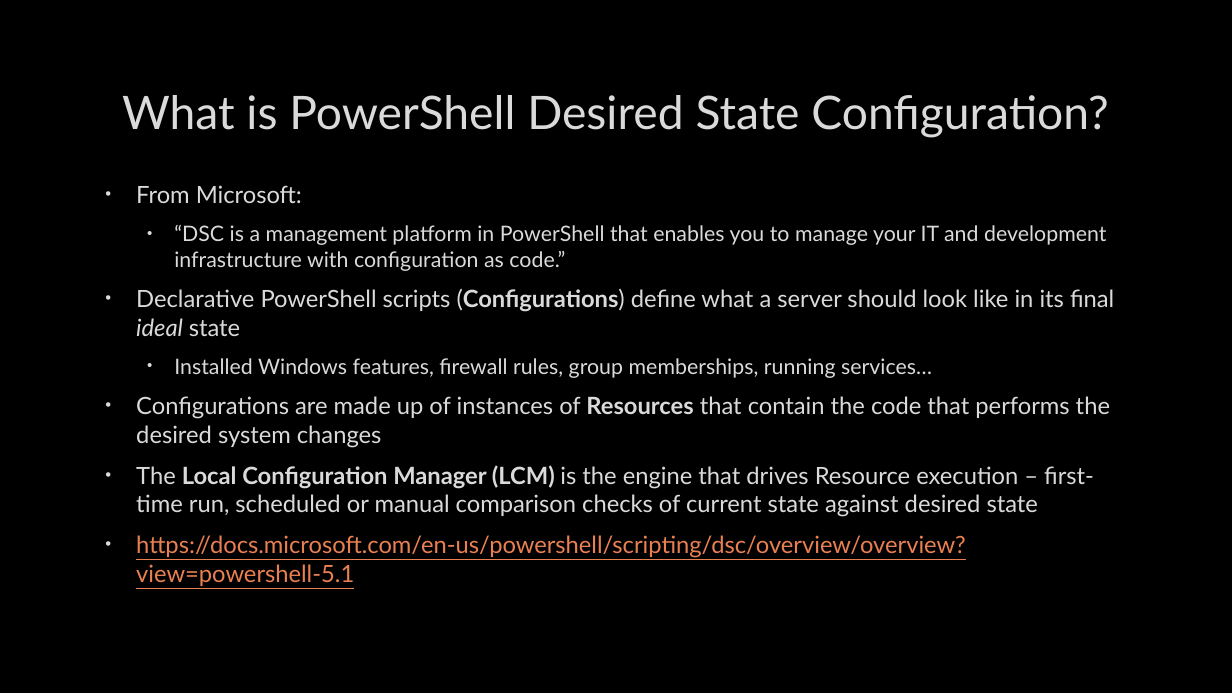
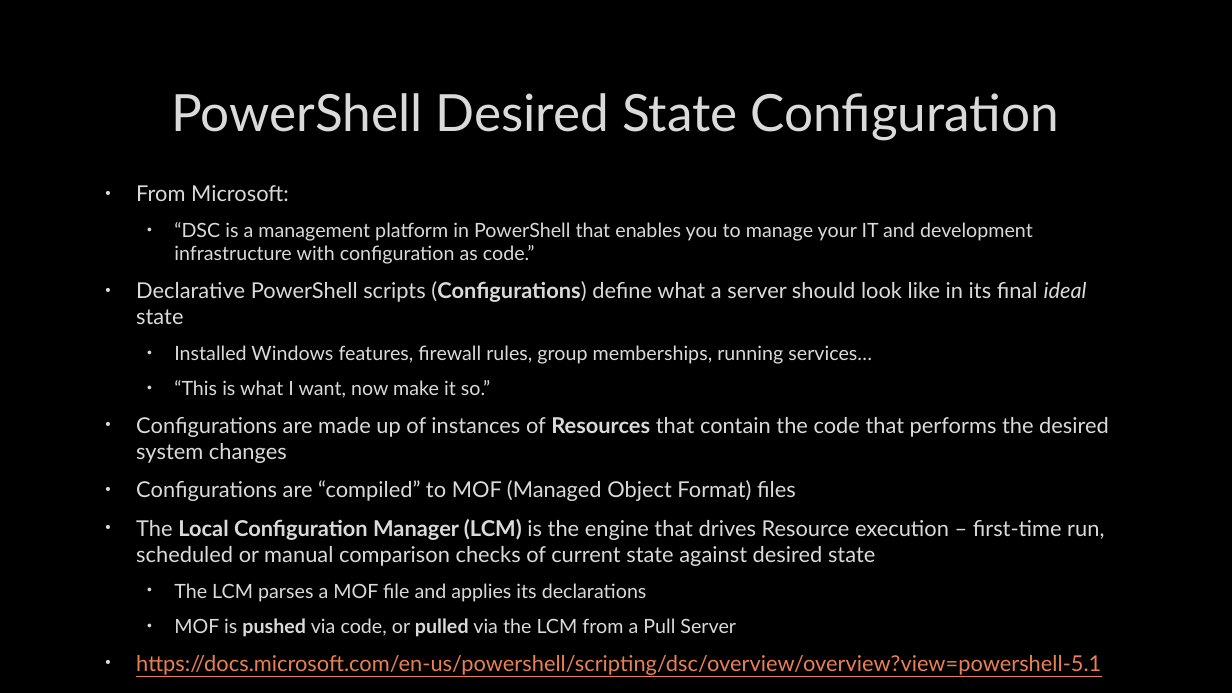
Before and after one commit to mcbobke/AWSPowerShellDemo, a slide deck: slide 4 of AWSPowerShellDemo.pptx. Drawn at 1232x693 pixels with LibreOffice and Linux fonts; fonts in the diff are those of the drawing; background and template pictures are left out. Boxes give left, top, right and bottom in pixels: in the first picture for what was removed or moved away, otherwise in the second. Text is boxed around its words. In the diff, an @@ line names an element or a change of style, - is before the commit and + after.

Commit message:
PowerPoint finished except for proofreading

```diff
--- a/AWSPowerShellDemo.pptx
+++ b/AWSPowerShellDemo.pptx
@@ title at [172, 93, 1059, 140]: text changed; size 36 to 40 pt @@
-What is PowerShell Desired State Configuration?
+PowerShell Desired State Configuration
@@ text at [136, 185, 1109, 675]: size 18.5 to 17 pt in "From Microsoft:", "Declarative PowerShell scripts (Configurations) define what  ...", "Configurations are made up of instances of ...", "The Local Configuration Manager (LCM) is the ..." and 1 more places; size 16.6 to 15.3 pt in "“DSC is a management platform in PowerShell ...", "Installed Windows features, firewall rules, group membership ..." @@
@@ text at [174, 380, 490, 398]: paragraph added @@
+  • “This is what I want, now make it so.”
@@ text at [136, 480, 796, 501]: paragraph added @@
+• Configurations are “compiled” to MOF (Managed Object Format) files
@@ text at [174, 583, 736, 637]: paragraphs added @@
+  • The LCM parses a MOF file and applies its declarations
+  • MOF is pushed via code, or pulled via the LCM from a Pull Server
```
Also in this commit, not shown: 2 other slides changed, 6 slides added.
